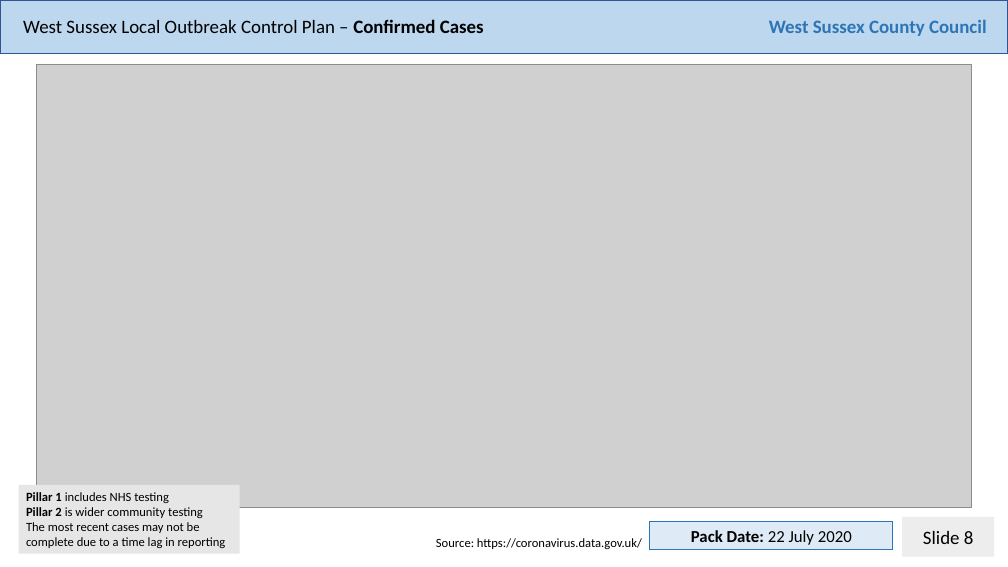
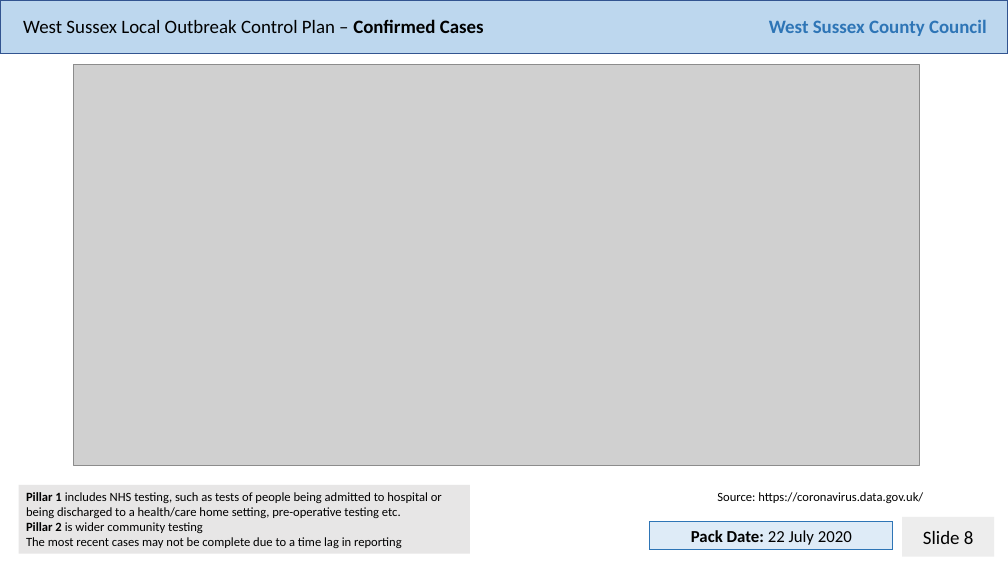
Before and after one commit to psychty/wsx_covid_datapack_public, a slide deck: slide 8 of WSCC Weekly C19 Pack 22nd July 2020.pptx. Drawn at 1008x567 pixels with LibreOffice and Linux fonts; fonts in the diff are those of the drawing; grey boxes stand for pictures. Boxes give left, top, right and bottom in pixels: in the first picture for what was removed or moved away, otherwise in the second. Text is boxed around its words. In the diff, an @@ line names an element or a change of style, - is before the commit and + after.

```diff
--- a/WSCC Weekly C19 Pack 22nd July 2020.pptx
+++ b/WSCC Weekly C19 Pack 22nd July 2020.pptx
@@ picture resized from (x1=36, y1=64, x2=972, y2=508) to (x1=74, y1=64, x2=920, y2=466) @@
@@ rectangle "Pillar 1 includes NHS testing, ..." resized from (x1=19, y1=485, x2=240, y2=554) to (x1=19, y1=485, x2=470, y2=554) @@
@@ text in rectangle at (x1=26, y1=492, x2=442, y2=518): text changed @@
-Pillar 1 includes NHS testing
+Pillar 1 includes NHS testing, such as tests of people being admitted to hospital or being discharged to a health/care home setting, pre-operative testing etc.
@@ text "Source: https://coronavirus.data.gov.uk/" moved from (x1=436, y1=538, x2=642, y2=549) to (x1=717, y1=492, x2=923, y2=503) @@
```
Also in this commit, not shown: 7 other slides changed, 1 other file.
